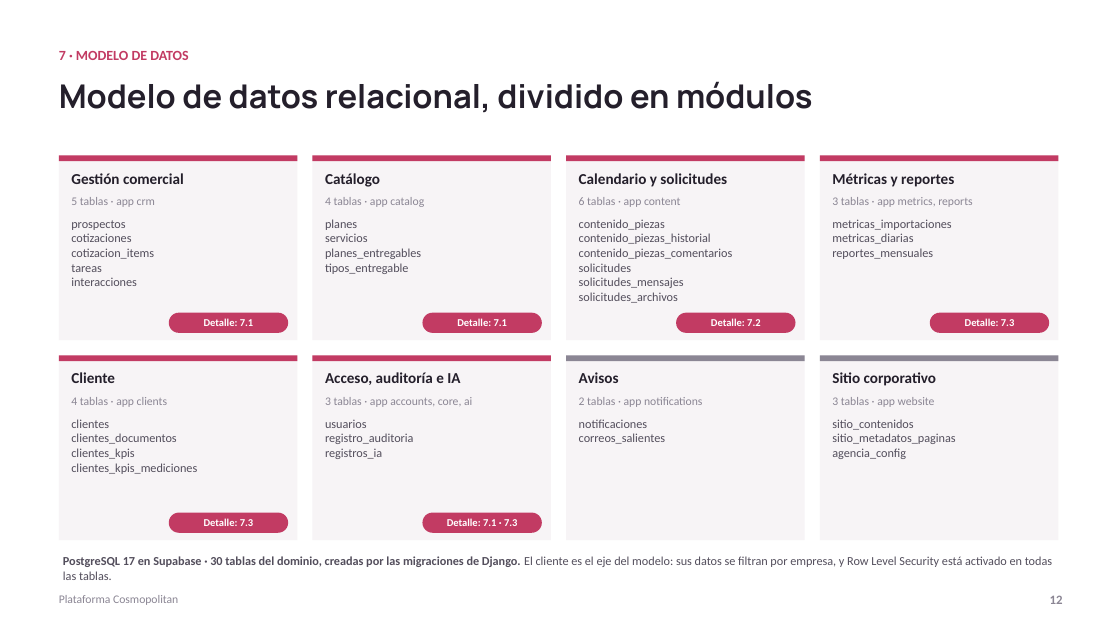
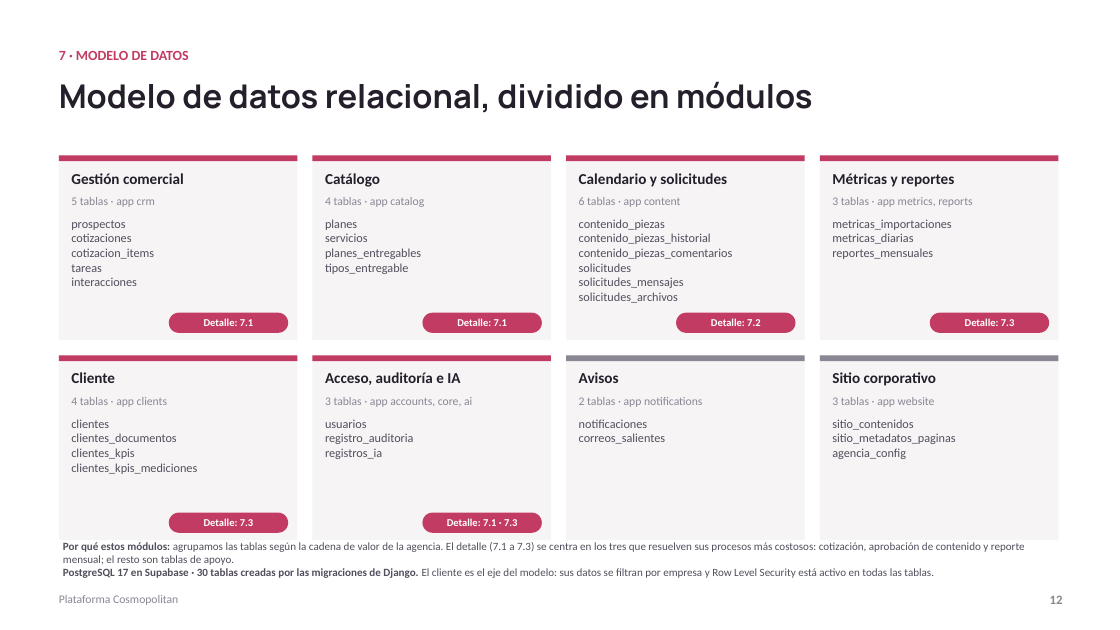
Before and after one commit to ChristianCuadra/capstone, a slide deck: slide 12 of Fase 2/Evidencias Proyecto/Presentación Proyecto.pptx. Drawn at 1120x630 pixels with LibreOffice and Linux fonts; fonts in the diff are those of the drawing. Boxes give left, top, right and bottom in pixels: in the first picture for what was removed or moved away, otherwise in the second. Text is boxed around its words. In the diff, an @@ line names an element or a change of style, - is before the commit and + after.

Commit message:
Presentación: conclusiones sin próximos pasos, justificación de módulos del modelo de datos y demo sin nota de énfasis

```diff
--- a/Fase 2/Evidencias Proyecto/Presentación Proyecto.pptx
+++ b/Fase 2/Evidencias Proyecto/Presentación Proyecto.pptx
@@ text at [63,542,1025,578]: text changed; size 10.5 to 9.5 pt @@
-PostgreSQL 17 en Supabase · 30 tablas del dominio, creadas por las migraciones de Django. El cliente es el eje del modelo: sus datos se filtran por empresa, y Row Level Security está activado en todas las tablas.
+Por qué estos módulos: agrupamos las tablas según la cadena de valor de la agencia. El detalle (7.1 a 7.3) se centra en los tres que resuelven sus procesos más costosos: cotización, aprobación de contenido y reporte mensual; el resto son tablas de apoyo.
+PostgreSQL 17 en Supabase · 30 tablas creadas por las migraciones de Django. El cliente es el eje del modelo: sus datos se filtran por empresa y Row Level Security está activo en todas las tablas.
```
Also in this commit, not shown: 3 other slides changed.
